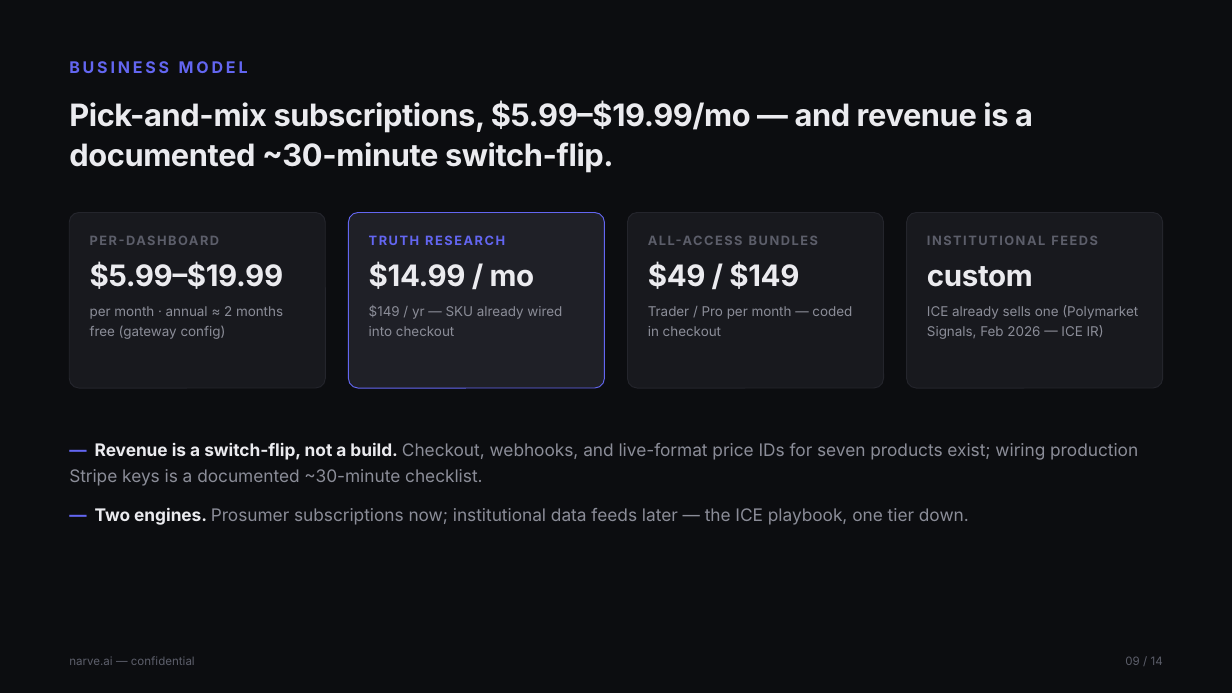
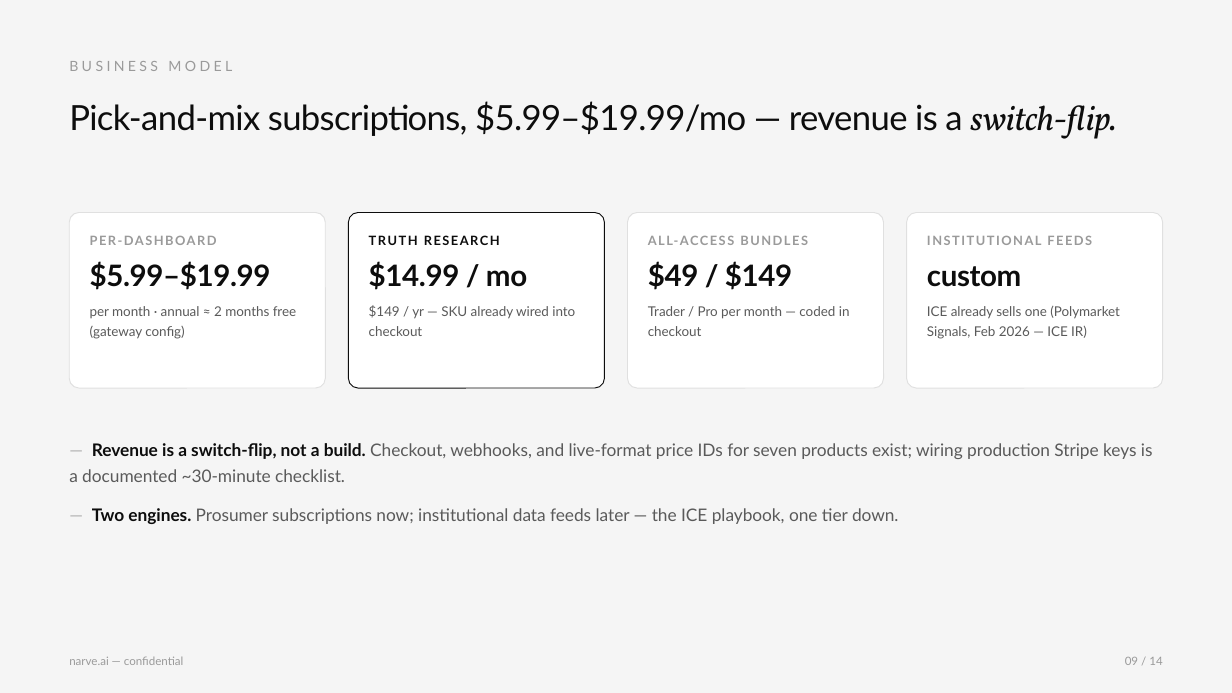
Before and after one commit to Jhabbig/Habbig, a slide deck: slide 9 of pitch-deck/narve-pitch-deck.pptx. Drawn at 1232x693 pixels with LibreOffice and Linux fonts; fonts in the diff are those of the drawing. Boxes give left, top, right and bottom in pixels: in the first picture for what was removed or moved away, otherwise in the second. Text is boxed around its words. In the diff, an @@ line names an element or a change of style, - is before the commit and + after.

```diff
--- a/pitch-deck/narve-pitch-deck.pptx
+++ b/pitch-deck/narve-pitch-deck.pptx
@@ rectangle at <box>0,0,1232,693</box>: fill #0C0D10 to #F5F5F5 @@
@@ text "BUSINESS MODEL" at <box>69,61,232,71</box>: size 12.5 to 11 pt, font Inter to Lato, text colour #6366F1 to #9A9A9A, letter spacing 2.2 to 2.6 pt, bold off @@
@@ text at <box>69,101,1116,139</box>: text changed; size 24 to 27 pt; font Inter to Lato; text colour #EBEBEF to #0D0D0D; bold off @@
-Pick-and-mix subscriptions, $5.99–$19.99/mo — and revenue is a documented ~30-minute switch-flip.
+Pick-and-mix subscriptions, $5.99–$19.99/mo — revenue is a switch-flip.
@@ text "PER-DASHBOARD" at <box>90,261,296,339</box>: font Inter to Lato; text colour #5C5E6A to #9A9A9A in "PER-DASHBOARD"; text colour #EBEBEF to #0D0D0D in "$5.99–$19.99"; text colour #8B8D98 to #5A5A5A in "per month · annual ≈ 2 months ..." @@
@@ rounded rectangle at <box>348,213,604,388</box>: fill #1F2027 to #FFFFFF; outline #6366F1 0.75 pt to #0D0D0D 0.75 pt @@
@@ text "TRUTH RESEARCH" at <box>369,235,575,336</box>: font Inter to Lato; text colour #6366F1 to #0D0D0D in "TRUTH RESEARCH"; text colour #EBEBEF to #0D0D0D in "$14.99 / mo"; text colour #8B8D98 to #5A5A5A in "$149 / yr — SKU already wired ..." @@
@@ text "ALL-ACCESS BUNDLES" at <box>648,261,850,336</box>: font Inter to Lato; text colour #5C5E6A to #9A9A9A in "ALL-ACCESS BUNDLES"; text colour #EBEBEF to #0D0D0D in "$49 / $149"; text colour #8B8D98 to #5A5A5A in "Trader / Pro per month — coded ..." @@
@@ fill #18191E to #FFFFFF; outline #24252C 0.75 pt to #E0E0E0 0.75 pt in 3 elements at <box>69,213,325,388</box>, <box>628,213,884,388</box>, <box>907,213,1163,388</box> @@
@@ text "INSTITUTIONAL FEEDS" at <box>927,236,1120,339</box>: font Inter to Lato; text colour #5C5E6A to #9A9A9A in "INSTITUTIONAL FEEDS"; text colour #EBEBEF to #0D0D0D in "custom"; text colour #8B8D98 to #5A5A5A in "ICE already sells one (Polymarket Signals, Feb ..." @@
@@ text "— Revenue is a switch-flip, ..." at <box>69,443,1153,524</box>: font Inter to Lato; text colour #6366F1 to #B0B0B0, bold off in "—", "—"; text colour #EBEBEF to #0D0D0D in "Revenue is a switch-flip, not a build.", "Two engines."; text colour #8B8D98 to #5A5A5A in "Checkout, webhooks, and live-format price IDs for ...", "Prosumer subscriptions now; institutional data feeds later ..." @@
@@ text "narve.ai — confidential" at <box>69,656,183,665</box>: font Inter to Lato, text colour #5C5E6A to #9A9A9A @@
@@ text "09 / 14" at <box>1125,657,1162,665</box>: font Inter to Lato, text colour #5C5E6A to #9A9A9A @@
```
Also in this commit, not shown: 13 other slides changed, 1 other file.
